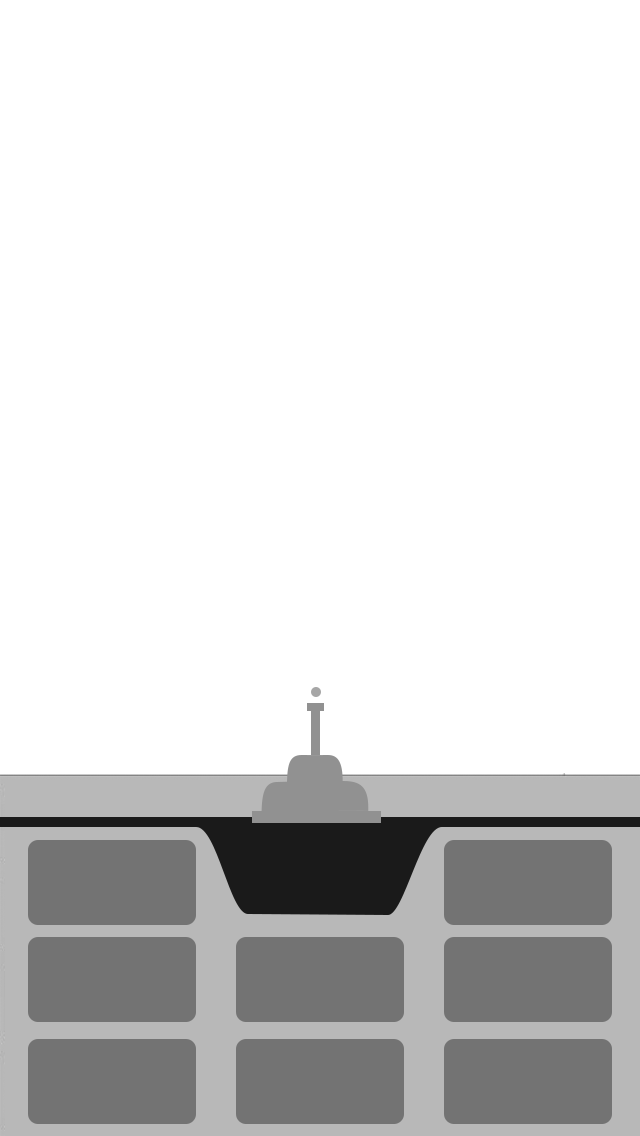
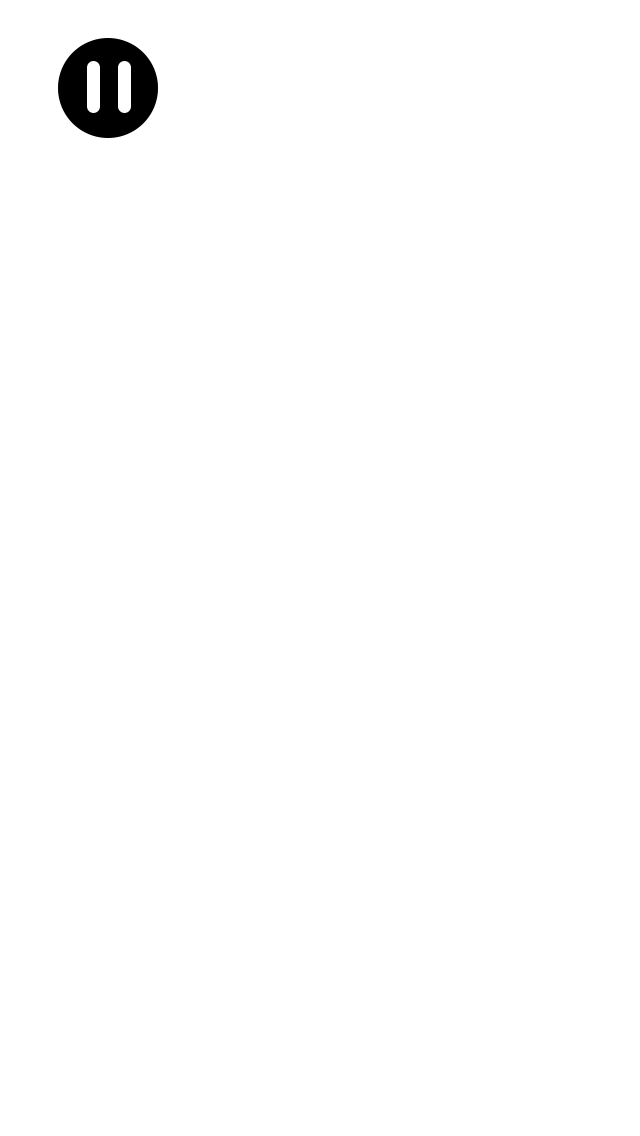
Two versions of the same layered image (640px x 1136px). Layer-by-layer changes:
added layer "暂停-竖2" above "暂停-竖1" over [118, 61, 131, 113]
added layer "暂停-竖1" above "暂停-圆" over [87, 61, 100, 113]
added layer "暂停-圆" above "炮弹" over [58, 38, 158, 138]
hid "炮弹", painted on it over [311, 687, 321, 697]
hid "火炮", painted on it over [252, 703, 381, 823]
hid "滑竿", painted on it over [0, 817, 640, 827]
hid "操作符", painted on it over [197, 827, 441, 915]
hid "圆角矩形 1 拷贝 7", painted on it over [444, 840, 612, 925]
hid "圆角矩形 1 拷贝 6", painted on it over [444, 937, 612, 1022]
hid "圆角矩形 1 拷贝 5", painted on it over [236, 937, 404, 1022]
hid "圆角矩形 1 拷贝 4", painted on it over [28, 840, 196, 925]
hid "圆角矩形 1 拷贝 3", painted on it over [28, 937, 196, 1022]
hid "圆角矩形 1 拷贝 2", painted on it over [444, 1039, 612, 1124]
hid "圆角矩形 1 拷贝", painted on it over [236, 1039, 404, 1124]
hid "圆角矩形 1", painted on it over [28, 1039, 196, 1124]
hid "键盘", painted on it over [0, 773, 640, 1136]
